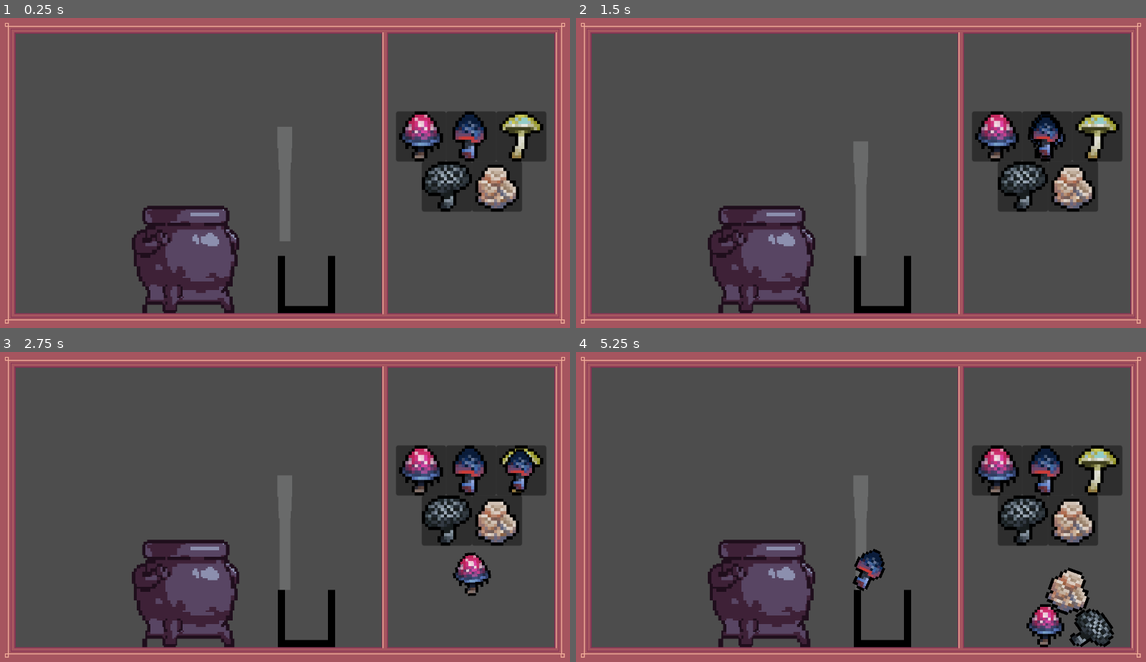
Above: before the commit, frames 1-4 (two rows, left to right).
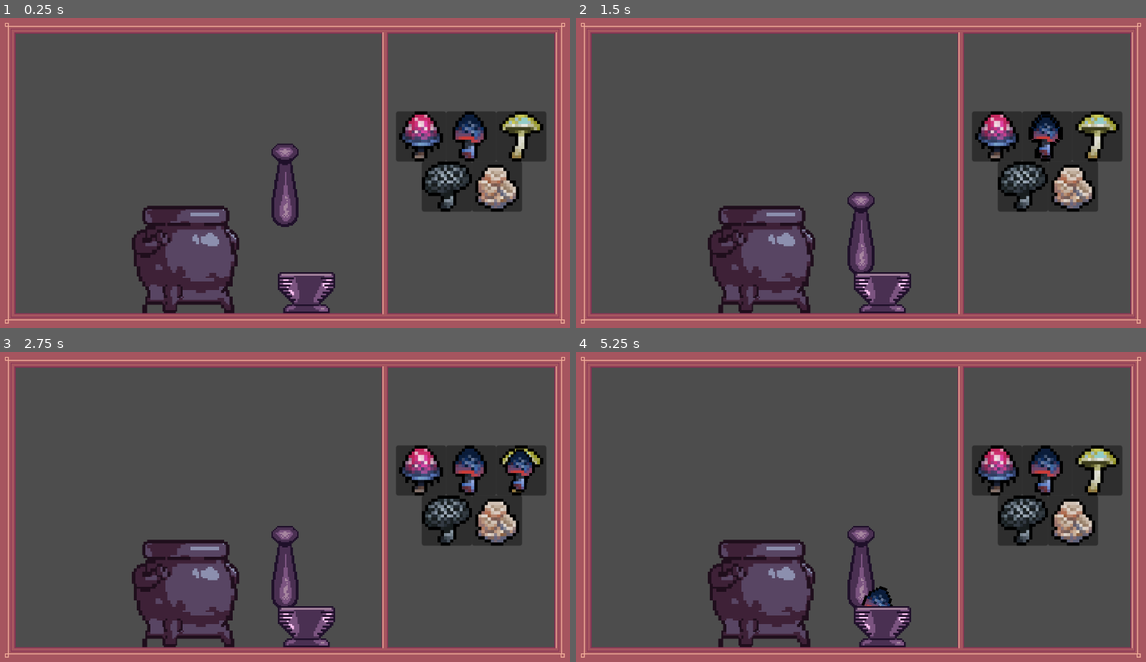
Above: after the commit, the same moments.

Repository: wwwdotfriend/potion_seller
Game: Godot game, scene res://scenes/main.tscn
Same seed, same stepped clock (60 frames per second), same inputs: the game is played once before the commit and once after it.
Inputs (mouse positions are in pixels of both pictures, inside the frame that each line leads up to):
- Up to frame 1 (0.25 s): no input
- Up to frame 2 (1.5 s): move the mouse to (997, 135) at 0.52 s; press the mouse at (997, 135) at 0.53 s; tap Enter at 1.25 s; move the mouse to (1049, 135) at 1.27 s; release the mouse at (1049, 135) at 1.28 s; click (1049, 135) at 1.35 s
- Up to frame 3 (2.75 s): move the mouse to (518, 469) at 2.02 s; press the mouse at (518, 469) at 2.03 s
- Up to frame 4 (5.25 s): move the mouse to (1020, 519) at 2.77 s; release the mouse at (1020, 519) at 2.78 s; click (1020, 519) at 2.85 s; move the mouse to (1071, 519) at 3.52 s; press the mouse at (1071, 519) at 3.53 s; move the mouse to (861, 531) at 4.27 s; release the mouse at (861, 531) at 4.28 s; click (861, 531) at 4.35 s; move the mouse to (1043, 624) at 5.02 s; press the mouse at (1043, 624) at 5.03 s

The runs differ from the first frame. In frame 1, 2.5% of the frame differs, in the area x 47-59%, y 35-96%; in frame 2, 2.7%; in frame 3, 3.2%; in frame 4, 5.0%, in the area x 47-95%, y 39-96%.

Commit message:
tool & spawning adjustments

Diff:
--- a/scenes/main.tscn
+++ b/scenes/main.tscn
@@ -24,7 +24,6 @@
 [node name="hud" parent="." instance=ExtResource("2_455rb")]
 
 [node name="PanelArea" type="Area2D" parent="hud"]
-visible = false
 
 [node name="CollisionShape2D" type="CollisionShape2D" parent="hud/PanelArea"]
 position = Vector2(434, 0)
@@ -51,16 +50,18 @@
 position = Vector2(-16, 191)
 
 [node name="MortarAbove" type="Area2D" parent="Mortar"]
+visible = false
 
 [node name="CollisionShape2D" type="CollisionShape2D" parent="Mortar/MortarAbove"]
 position = Vector2(64, -276)
 shape = SubResource("RectangleShape2D_hofij")
 
-[node name="MortarBelow" type="Area2D" parent="Mortar"]
+[node name="MortarInside" type="Area2D" parent="Mortar"]
+visible = false
 
-[node name="CollisionShape2D" type="CollisionShape2D" parent="Mortar/MortarBelow"]
+[node name="CollisionShape2D" type="CollisionShape2D" parent="Mortar/MortarInside"]
 position = Vector2(64, 56)
 shape = SubResource("RectangleShape2D_16ii4")
 
-[connection signal="body_entered" from="Mortar/MortarAbove" to="tool" method="_on_mortar_above_body_entered"]
-[connection signal="body_exited" from="Mortar/MortarAbove" to="tool" method="_on_mortar_above_body_exited"]
+[connection signal="body_entered" from="hud/PanelArea" to="." method="_on_panel_area_body_entered"]
+[connection signal="body_entered" from="Mortar/MortarAbove" to="." method="_on_mortar_above_body_entered"]
--- a/scenes/mortar.tscn
+++ b/scenes/mortar.tscn
@@ -1,29 +1,17 @@
-[gd_scene load_steps=4 format=3 uid="uid://bitap1diibfci"]
+[gd_scene load_steps=2 format=3 uid="uid://bitap1diibfci"]
 
-[ext_resource type="Texture2D" uid="uid://c2do73a1o2b61" path="res://assets/art/mortar_placeholder.png" id="1_ni1ao"]
-
-[sub_resource type="RectangleShape2D" id="RectangleShape2D_ngob6"]
-size = Vector2(16, 128)
-
-[sub_resource type="RectangleShape2D" id="RectangleShape2D_j7xsg"]
-size = Vector2(128, 16)
+[ext_resource type="Texture2D" uid="uid://biqpkna0ilbg4" path="res://assets/art/mortar.png" id="1_6qfrj"]
 
 [node name="Mortar" type="StaticBody2D"]
 collision_layer = 3
 collision_mask = 3
 
 [node name="MortarSprite" type="Sprite2D" parent="."]
-texture = ExtResource("1_ni1ao")
+z_index = 1
+scale = Vector2(4, 4)
+texture = ExtResource("1_6qfrj")
 centered = false
 
-[node name="CollisionShape2D" type="CollisionShape2D" parent="."]
-position = Vector2(8, 64)
-shape = SubResource("RectangleShape2D_ngob6")
-
-[node name="CollisionShape2D2" type="CollisionShape2D" parent="."]
-position = Vector2(120, 64)
-shape = SubResource("RectangleShape2D_ngob6")
-
-[node name="CollisionShape2D3" type="CollisionShape2D" parent="."]
-position = Vector2(64, 120)
-shape = SubResource("RectangleShape2D_j7xsg")
+[node name="CollisionPolygon2D" type="CollisionPolygon2D" parent="."]
+scale = Vector2(4, 4)
+polygon = PackedVector2Array(10, 26, 4, 18, 1, 10, 0, 10, 0, 10, 0, 19, 1, 19, 1, 20, 2, 20, 2, 21, 3, 21, 3, 22, 4, 22, 4, 23, 5, 23, 5, 24, 6, 24, 6, 25, 7, 25, 7, 26, 8, 26, 8, 27, 5, 27, 5, 28, 4, 28, 4, 29, 3, 29, 3, 32, 29, 32, 29, 29, 28, 29, 28, 28, 27, 28, 27, 27, 24, 27, 24, 26, 25, 26, 25, 25, 26, 25, 26, 24, 27, 24, 27, 23, 28, 23, 28, 22, 29, 22, 29, 21, 30, 21, 30, 20, 31, 20, 31, 18, 32, 18, 32, 10, 31, 10, 28, 18, 22, 26)
--- a/scenes/tool.gd
+++ b/scenes/tool.gd
@@ -4,7 +4,7 @@
 
 var held = false
 const GRAVITY = 900
-const FOLLOW_SPEED = 70.0  # Adjust this value to change how quickly it follows the cursor
+const FOLLOW_SPEED = 80.0  # Adjust this value to change how quickly it follows the cursor
 
 var grab_offset = Vector2.ZERO
 
@@ -38,13 +38,3 @@
 func drop():
 	held = false
 	velocity = Vector2.ZERO  # Reset velocity when dropped
-
-
-func _on_mortar_above_body_entered(body: Node2D) -> void:
-	if body.is_in_group("tool"):
-		print("above")
-
-
-func _on_mortar_above_body_exited(body: Node2D) -> void:
-	if body.is_in_group("tool"):
-		print("below")
--- a/scenes/tool.tscn
+++ b/scenes/tool.tscn
@@ -1,7 +1,7 @@
 [gd_scene load_steps=3 format=3 uid="uid://c4uqiq2mtyhk2"]
 
 [ext_resource type="Script" path="res://scenes/tool.gd" id="1_c2u4r"]
-[ext_resource type="Texture2D" uid="uid://dk20dmykkwws8" path="res://assets/art/pestle.png" id="1_fjdek"]
+[ext_resource type="Texture2D" uid="uid://dk20dmykkwws8" path="res://assets/art/Pestle.png" id="2_s4l3j"]
 
 [node name="tool" type="CharacterBody2D" groups=["pickable", "tool"]]
 collision_layer = 2
@@ -10,11 +10,11 @@
 script = ExtResource("1_c2u4r")
 
 [node name="Sprite2D" type="Sprite2D" parent="."]
-scale = Vector2(1.5, 2)
-texture = ExtResource("1_fjdek")
+scale = Vector2(3, 3)
+texture = ExtResource("2_s4l3j")
 
 [node name="CollisionPolygon2D" type="CollisionPolygon2D" parent="."]
-scale = Vector2(1.5, 2)
-polygon = PackedVector2Array(-11, -64, -11, -40, -10, -40, -10, -24, -9, -24, -9, -16, -8, -16, -8, 64, 8, 64, 8, -16, 9, -16, 9, -24, 10, -24, 10, -40, 11, -40, 11, -64)
+scale = Vector2(3, 3)
+polygon = PackedVector2Array(-6, -30, -6, -29, -7, -29, -7, -28, -8, -28, -8, -27, -9, -27, -9, -26, -10, -26, -10, -21, -9, -21, -9, -20, -8, -20, -8, -19, -7, -19, -7, -18, -6, -18, -6, -17, -5, -17, -5, -14, -6, -14, -6, -8, -7, -8, -7, -3, -8, -3, -8, 4, -9, 4, -9, 10, -10, 10, -10, 25, -9, 25, -9, 28, -8, 28, -8, 29, -7, 29, -7, 30, -6, 30, -6, 31, -3, 31, -3, 32, 3, 32, 3, 31, 6, 31, 6, 30, 7, 30, 7, 29, 8, 29, 8, 28, 9, 28, 9, 25, 10, 25, 10, 10, 9, 10, 9, 4, 8, 4, 8, -2, 7, -2, 7, -8, 6, -8, 6, -14, 5, -14, 5, -17, 6, -17, 6, -18, 7, -18, 7, -19, 8, -19, 8, -20, 9, -20, 9, -21, 10, -21, 10, -26, 9, -26, 9, -27, 8, -27, 8, -28, 7, -28, 7, -29, 6, -29, 6, -30)
 
 [connection signal="input_event" from="." to="." method="_on_input_event"]
--- a/scripts/main.gd
+++ b/scripts/main.gd
@@ -12,6 +12,7 @@
 	var scene = load(item.scene_path)
 	var scene_instance = scene.instantiate()
 	scene_instance.add_to_group("pickable")
+	scene_instance.add_to_group("ingredient")
 	scene_instance.global_position = get_global_mouse_position()
 	add_child(scene_instance)
 	scene_instance.clicked.connect(_on_pickable_clicked)
@@ -35,3 +36,11 @@
 func _check_for_drop():
 	if !Input.is_mouse_button_pressed(MOUSE_BUTTON_LEFT):
 		_unhandled_input(InputEventMouseButton.new())
+
+
+func _on_panel_area_body_entered(body: Node2D) -> void:
+	if body.is_in_group("ingredient"):
+		body.queue_free()
+
+func _on_mortar_above_body_entered(body: Node2D) -> void:
+	pass # Replace with function body.
Binary file added: assets/art/mortar.png
Not shown, changed: assets/art/mortar.png.import
Binary file changed: assets/art/pestle.png
